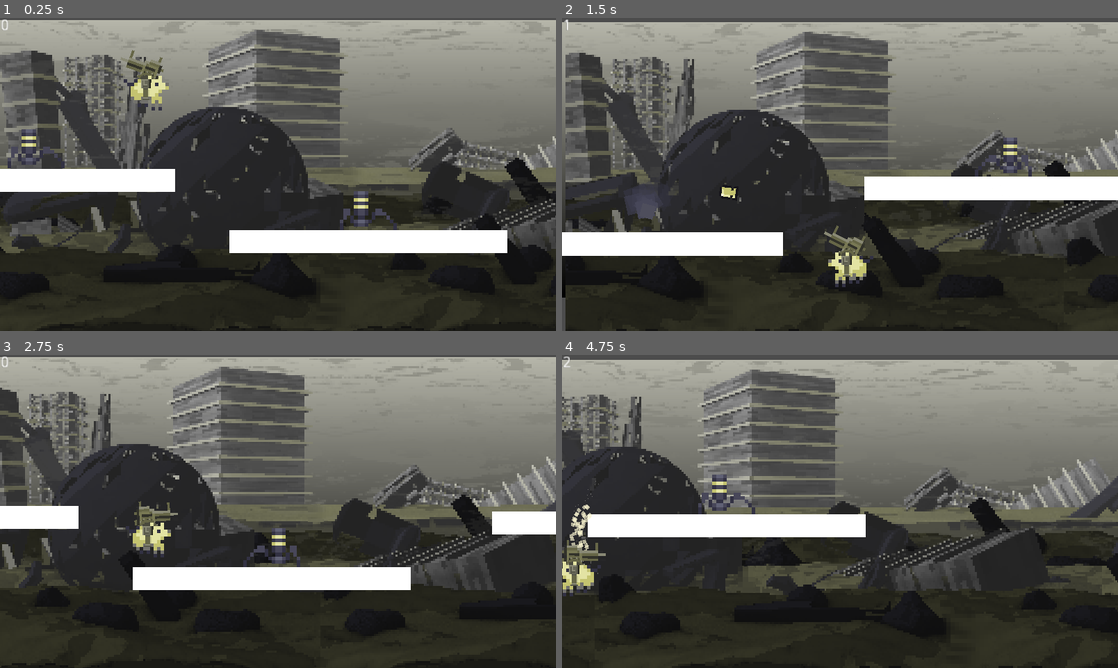
Above: before the commit, frames 1-4 (two rows, left to right).
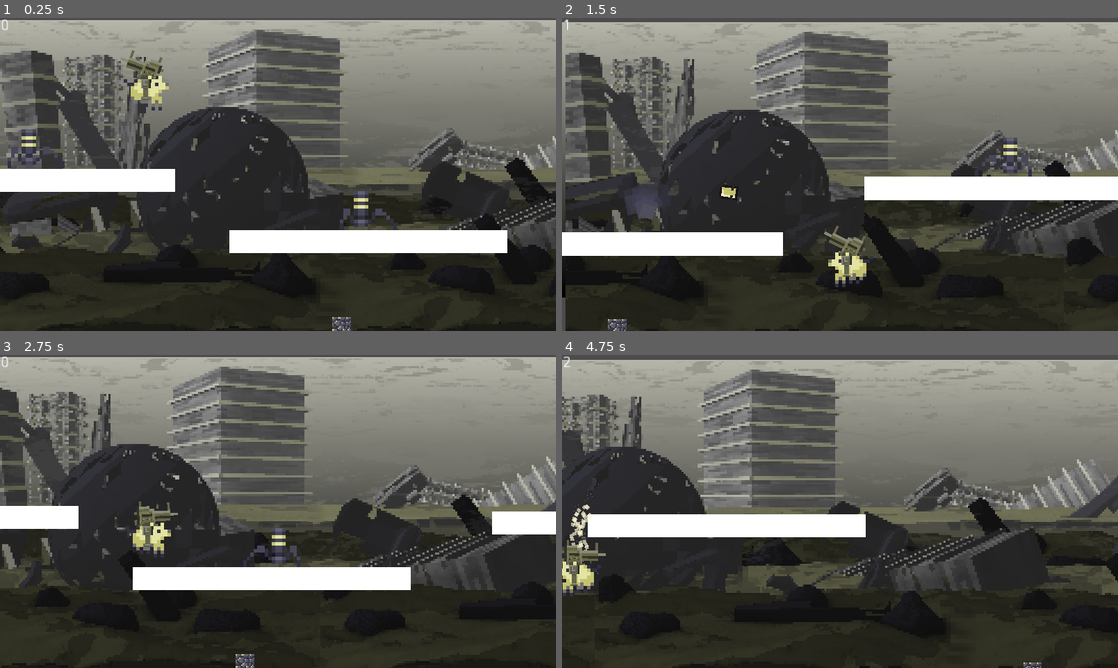
Above: after the commit, the same moments.

Repository: ginestopo/Endless-Runner
Game: Godot game, scene res://scenes/world/world.tscn
Same seed, same stepped clock (60 frames per second), same inputs: the game is played once before the commit and once after it. This scene is started directly instead of the project's main scene.
Inputs (mouse positions are in pixels of both pictures, inside the frame that each line leads up to):
- Up to frame 1 (0.25 s): no input
- Up to frame 2 (1.5 s): move the mouse to (962, 158) at 0.52 s; press the mouse at (962, 158) at 0.53 s; hold D (right) 0.53-1.28 s; move the mouse to (728, 190) at 1.27 s; release the mouse at (728, 190) at 1.28 s; hold A (left) from 1.28 s (still down); click (728, 190) at 1.35 s
- Up to frame 3 (2.75 s): release A (left) at 2 s; click "Restart" at 2 s
- Up to frame 4 (4.75 s): move the mouse to (895, 442) at 2.77 s; press the mouse at (895, 442) at 2.78 s; hold D (right) 2.78-3.53 s; move the mouse to (812, 574) at 3.52 s; release the mouse at (812, 574) at 3.53 s; hold W (up) 3.53-4.28 s; click (812, 574) at 3.6 s; move the mouse to (1006, 558) at 4.27 s; press the mouse at (1006, 558) at 4.28 s; hold A (left) from 4.28 s (still down)

The runs differ from the first frame. In frame 1, 0.1% of the frame differs, in the area x 59-64%, y 95-100%; in frame 2, 0.1%; in frame 3, 0.1%; in frame 4, 0.5%, in the area x 2-87%, y 38-100%.

Commit message:
Code for tilemap random generator
placing tiles to form random platforms

Diff:
--- a/scenes/world/platform.gd
+++ b/scenes/world/platform.gd
@@ -3,6 +3,10 @@
 
 export(int, -1000, 0) var speed := 200
 export (PackedScene) var spiderEnemy
+export (int) var upper_limit  #upper limit of number of tiles in series
+export (int) var lower_limit  #lower limit of number of tiles in series
+
+var rng = RandomNumberGenerator.new() #used for random number of tiles
 
 
 func _physics_process(delta: float) -> void:
@@ -14,6 +18,13 @@
 
 
 func _ready():
+
 	if randi()%2 >= 1:
 		var spiderInstance = spiderEnemy.instance()
 		add_child(spiderInstance)
+
+	#placing tiles to form random platforms
+	rng.randomize()
+	var number_of_tiles = rng.randi_range(lower_limit,upper_limit)
+	print(number_of_tiles)
+	$TileMap.set_cell(16,8,$TileMap.tile_set.find_tile_by_name("rock_tile"))
--- a/scenes/world/platform.tscn
+++ b/scenes/world/platform.tscn
@@ -1,14 +1,43 @@
-[gd_scene load_steps=4 format=2]
+[gd_scene load_steps=7 format=2]
 
 [ext_resource path="res://scenes/world/platform.gd" type="Script" id=1]
 [ext_resource path="res://scenes/enemy/enemy_1.tscn" type="PackedScene" id=2]
+[ext_resource path="res://resources/pixel art/block_tile/block_tile.png.png" type="Texture" id=3]
 
 [sub_resource type="RectangleShape2D" id=1]
 extents = Vector2( 120, 10 )
 
+[sub_resource type="ConvexPolygonShape2D" id=3]
+points = PoolVector2Array( 16, 16, 0, 16, 0, 0, 16, 0 )
+
+[sub_resource type="TileSet" id=2]
+0/name = "rock_tile"
+0/texture = ExtResource( 3 )
+0/tex_offset = Vector2( 0, 0 )
+0/modulate = Color( 1, 1, 1, 1 )
+0/region = Rect2( 0, 0, 16, 16 )
+0/tile_mode = 0
+0/occluder_offset = Vector2( 0, 0 )
+0/navigation_offset = Vector2( 0, 0 )
+0/shape_offset = Vector2( 0, 0 )
+0/shape_transform = Transform2D( 1, 0, 0, 1, 0, 0 )
+0/shape = SubResource( 3 )
+0/shape_one_way = false
+0/shape_one_way_margin = 1.0
+0/shapes = [ {
+"autotile_coord": Vector2( 0, 0 ),
+"one_way": false,
+"one_way_margin": 1.0,
+"shape": SubResource( 3 ),
+"shape_transform": Transform2D( 1, 0, 0, 1, 0, 0 )
+} ]
+0/z_index = 0
+
 [node name="PlatformRoot" type="Node2D"]
 script = ExtResource( 1 )
 spiderEnemy = ExtResource( 2 )
+upper_limit = 10
+lower_limit = 5
 
 [node name="Platform" type="StaticBody2D" parent="."]
 
@@ -28,5 +57,11 @@
 [node name="VisibilityNotifier2D" type="VisibilityNotifier2D" parent="Platform/CollisionShape2D"]
 rect = Rect2( -120, -10, 240, 20 )
 
+[node name="TileMap" type="TileMap" parent="."]
+tile_set = SubResource( 2 )
+cell_size = Vector2( 16, 16 )
+show_collision = true
+format = 1
+
 [connection signal="tree_entered" from="Platform" to="Platform" method="_on_Platform_tree_entered"]
 [connection signal="screen_exited" from="Platform/CollisionShape2D/VisibilityNotifier2D" to="Platform" method="_on_visibility_notifier_2d_screen_exited"]
